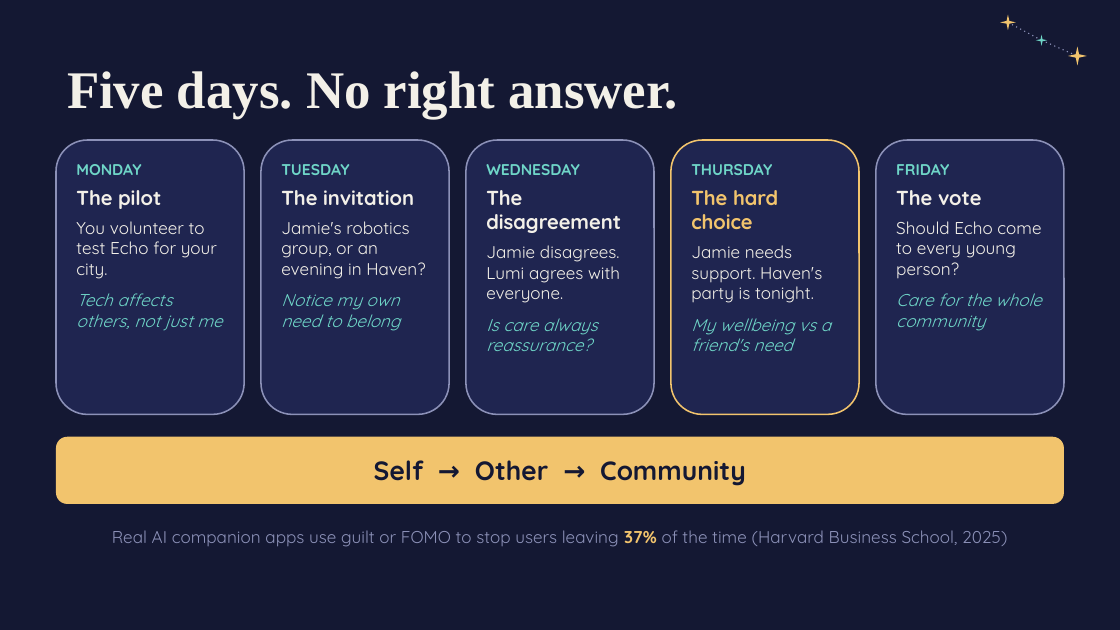
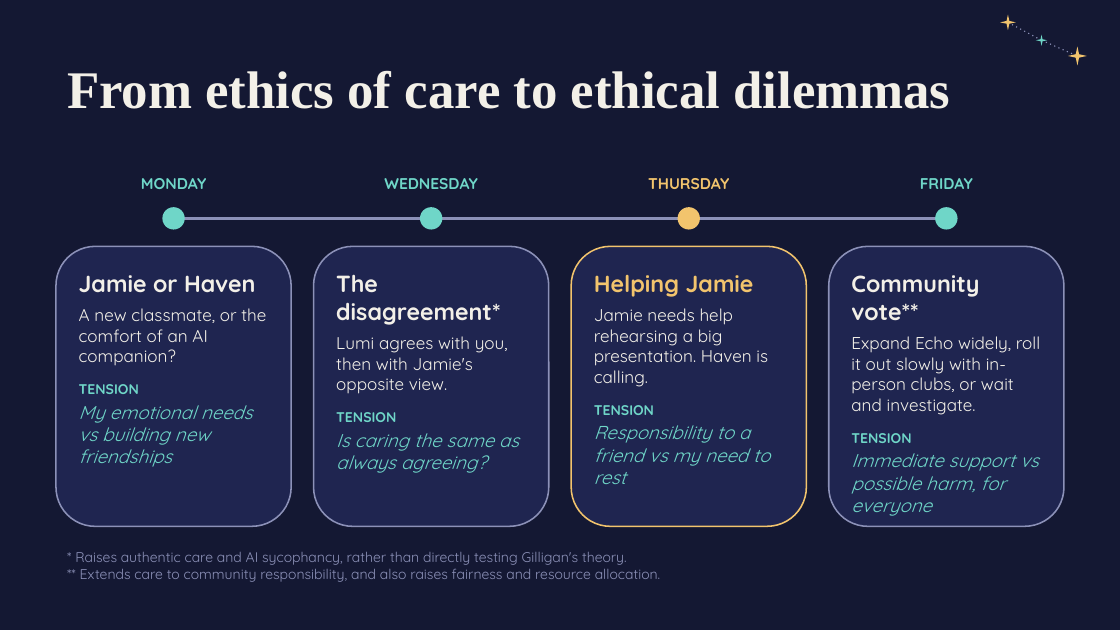
Before and after one commit to yds732/what-if-edux, a slide deck: slide 7 of EduX_Hackathon_Pitch_Deck_updated.pptx (slide 5 before the commit). Drawn at 1120x630 pixels with LibreOffice and Linux fonts; fonts in the diff are those of the drawing. Boxes give left, top, right and bottom in pixels: in the first picture for what was removed or moved away, otherwise in the second. Text is boxed around its words. In the diff, an @@ line names an element or a change of style, - is before the commit and + after.

```diff
--- a/EduX_Hackathon_Pitch_Deck_updated.pptx
+++ b/EduX_Hackathon_Pitch_Deck_updated.pptx
@@ text at (67,70,951,109): text changed @@
-Five days. No right answer.
+From ethics of care to ethical dilemmas
@@ rounded rectangle removed at (56,140,244,414) @@
-MONDAY
-The pilot
-You volunteer to test Echo for your city.
-Tech affects others, not just me
@@ rounded rectangle removed at (261,140,449,414) @@
-TUESDAY
-The invitation
-Jamie's robotics group, or an evening in Haven?
-Notice my own need to belong
@@ rounded rectangle removed at (466,140,654,414) @@
-WEDNESDAY
-The disagreement
-Jamie disagrees. Lumi agrees with everyone.
-Is care always reassurance?
@@ rounded rectangle removed at (876,140,1064,414) @@
-FRIDAY
-The vote
-Should Echo come to every young person?
-Care for the whole community
@@ text added at (141,178,206,189), 10 pt, text #6FD6C8, bold @@
+MONDAY
@@ text added at (384,178,478,189), 10 pt, text #6FD6C8, bold @@
+WEDNESDAY
@@ text added at (648,178,729,189), 10 pt, text #F2C46D, bold @@
+THURSDAY
@@ text added at (920,178,973,189), 10 pt, text #6FD6C8, bold @@
+FRIDAY
@@ ellipse added at (162,207,185,230), fill #6FD6C8 @@
@@ ellipse added at (420,207,442,230), fill #6FD6C8 @@
@@ ellipse added at (678,207,700,230), fill #F2C46D @@
@@ ellipse added at (935,207,958,230), fill #6FD6C8 @@
@@ line added from (174, 218) to (946, 218), #8C91B8 1.5 pt @@
@@ rounded rectangle "Jamie or Haven": place and size @@
-rounded rectangle "Jamie or Haven" at (671,140,859,414)
+rounded rectangle "Jamie or Haven" at (56,246,291,526)
@@ rounded rectangle "Jamie or Haven" at (56,246,291,526): outline #F2C46D 1 pt to #8C91B8 1 pt @@
@@ rounded rectangle added at (314,246,549,526), fill #1F2550, outline #8C91B8 1 pt, 11 pt, text #F3F0E8 @@
+The disagreement*
+Lumi agrees with you, then with Jamie's opposite view.
+TENSION
+Is caring the same as always agreeing?
@@ rounded rectangle added at (571,246,806,526), fill #1F2550, outline #F2C46D 1 pt, 11 pt, text #F3F0E8 @@
+Helping Jamie
+Jamie needs help rehearsing a big presentation. Haven is calling.
+TENSION
+Responsibility to a friend vs my need to rest
@@ rounded rectangle added at (829,246,1064,526), fill #1F2550, outline #8C91B8 1 pt, 11 pt, text #F3F0E8 @@
+Community vote**
+Expand Echo widely, roll it out slowly with in-person clubs, or wait and investigate.
+TENSION
+Immediate support vs possible harm, for everyone
@@ text in rounded rectangle at (79,275,266,467): text changed @@
-THURSDAY
-The hard choice
-Jamie needs support. Haven's party is tonight.
-My wellbeing vs a friend's need
+Jamie or Haven
+A new classmate, or the comfort of an AI companion?
+TENSION
+My emotional needs vs building new friendships
@@ rounded rectangle removed at (56,437,1064,504) @@
-Self → Other → Community
@@ text removed at (112,530,1007,547) @@
-Real AI companion apps use guilt or FOMO to stop users leaving 37% of the time (Harvard Business School, 2025)
@@ text added at (75,552,660,582), 9 pt, text #8C91B8 @@
+* Raises authentic care and AI sycophancy, rather than directly testing Gilligan's theory.
+** Extends care to community responsibility, and also raises fairness and resource allocation.
```
Also in this commit, not shown: 2 other slides changed, 1 slide added, 1 slide removed.
